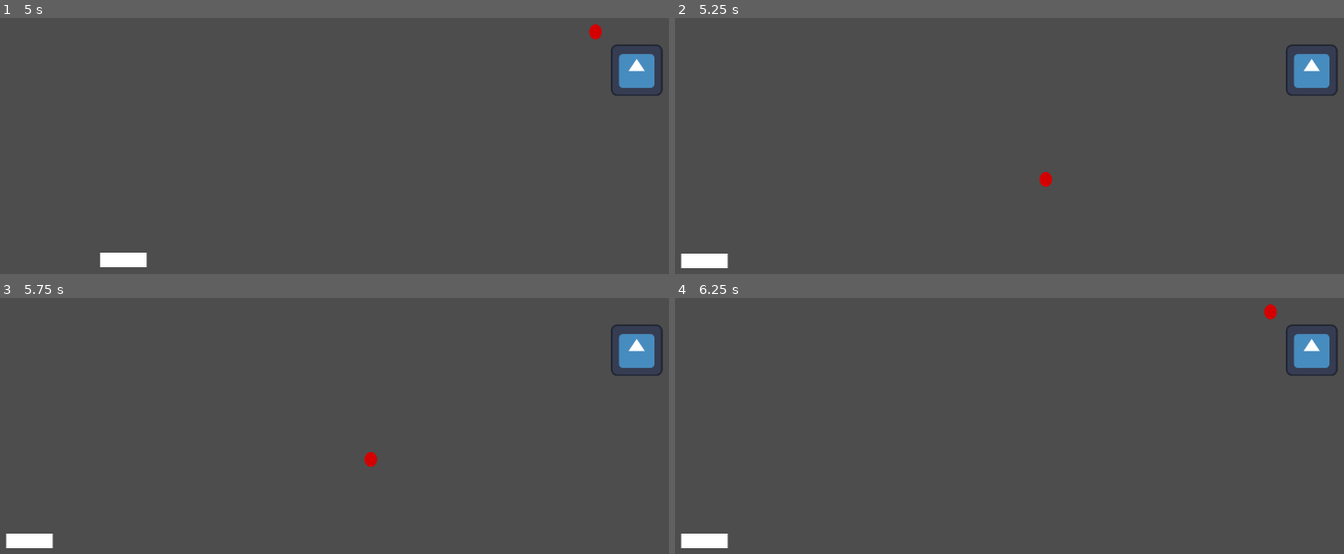
Above: before the commit, frames 1-4 (two rows, left to right).
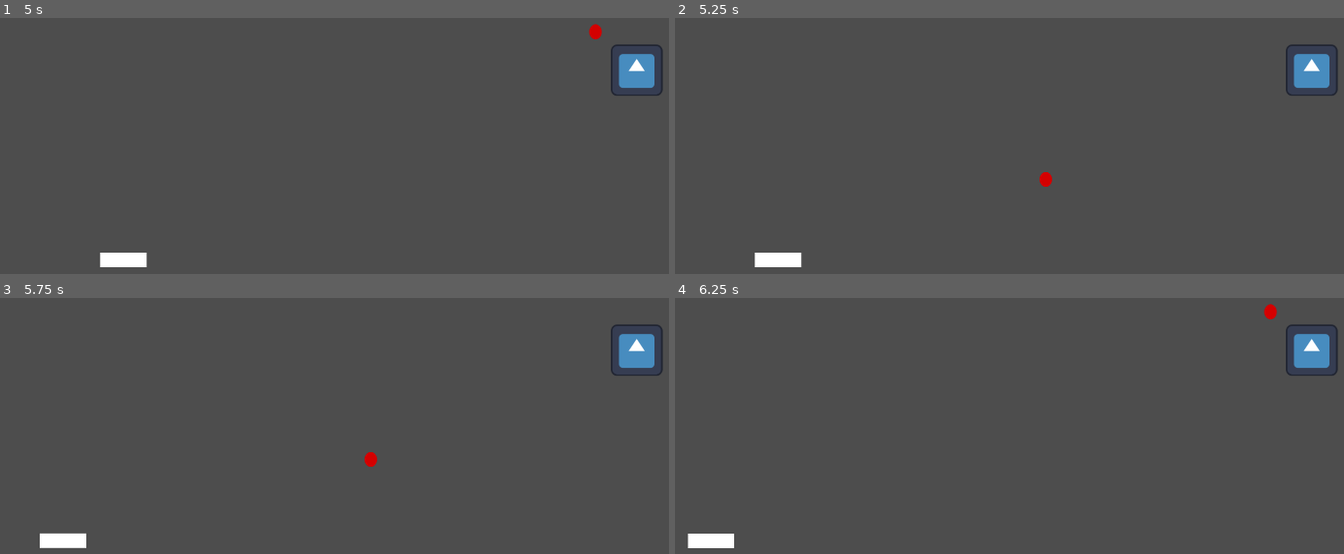
Above: after the commit, the same moments.

Repository: RajwolChapagain/Fishing-Mini-Game
Game: Godot game, scene res://main.tscn
Same seed, same stepped clock (60 frames per second), same inputs: the game is played once before the commit and once after it. The engine's default icon, where the game draws it, is replaced by a stand-in: a white triangle on a blue panel in a dark square.
Inputs (mouse positions are in pixels of both pictures, inside the frame that each line leads up to):
- Up to frame 1 (5 s): tap Enter at 0.5, 2, 3.5 s; move the mouse to (501, 158) at 0.52 s; press the mouse at (501, 158) at 0.53 s; tap Space at 1.25, 2.75, 4.25 s; move the mouse to (173, 202) at 1.27 s; release the mouse at (173, 202) at 1.28 s; click (173, 202) at 1.35 s; move the mouse to (408, 84) at 2.02 s; press the mouse at (408, 84) at 2.03 s; move the mouse to (294, 266) at 2.77 s; release the mouse at (294, 266) at 2.78 s; click (294, 266) at 2.85 s; move the mouse to (561, 245) at 3.52 s; press the mouse at (561, 245) at 3.53 s; move the mouse to (100, 115) at 4.27 s; release the mouse at (100, 115) at 4.28 s; click (100, 115) at 4.35 s
- Up to frame 2 (5.25 s): move the mouse to (1042, 179) at 5.02 s; press the mouse at (1042, 179) at 5.03 s
- Up to frame 3 (5.75 s): no input
- Up to frame 4 (6.25 s): move the mouse to (889, 351) at 5.77 s; release the mouse at (889, 351) at 5.78 s; click (889, 351) at 5.85 s

Frame 1 is identical in both runs. In frame 2, 0.8% of the frame differs, in the area x 0-19%, y 91-98%; in frame 3, 0.6%; in frame 4, 0.1%.

Commit message:
Corrected

Diff:
--- a/fish.tscn
+++ b/fish.tscn
@@ -11,7 +11,7 @@
 
 [node name="Fish" type="Area2D"]
 script = ExtResource("1_grt64")
-speed = 2000
+speed = 200
 
 [node name="Sprite2D" type="Sprite2D" parent="."]
 texture = ExtResource("1_6yim1")
